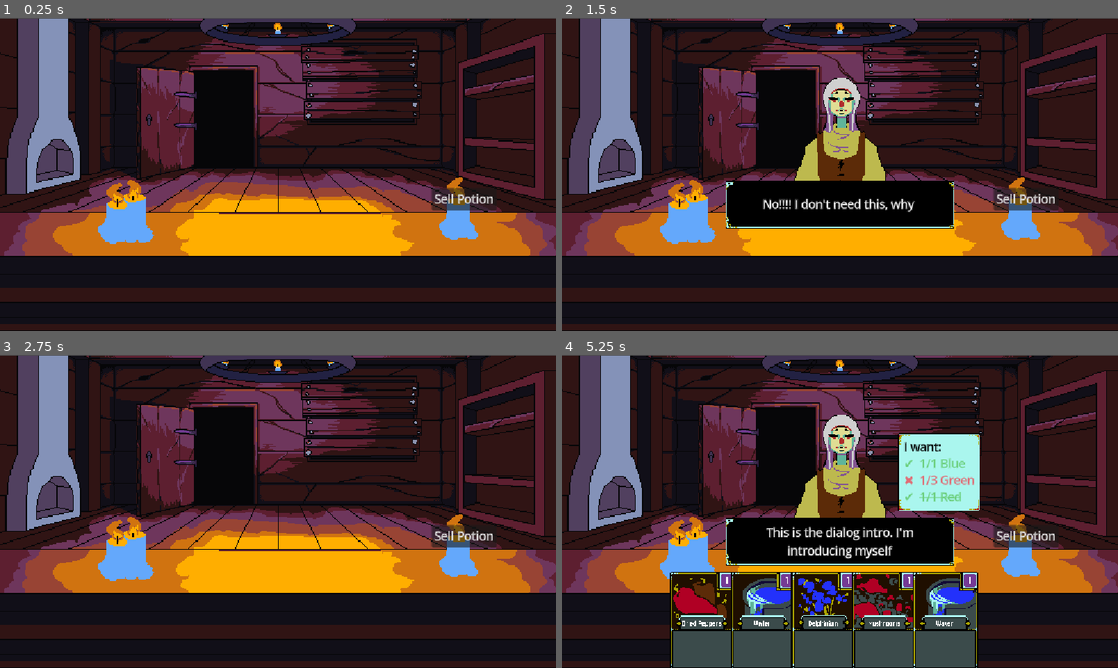
Above: before the commit, frames 1-4 (two rows, left to right).
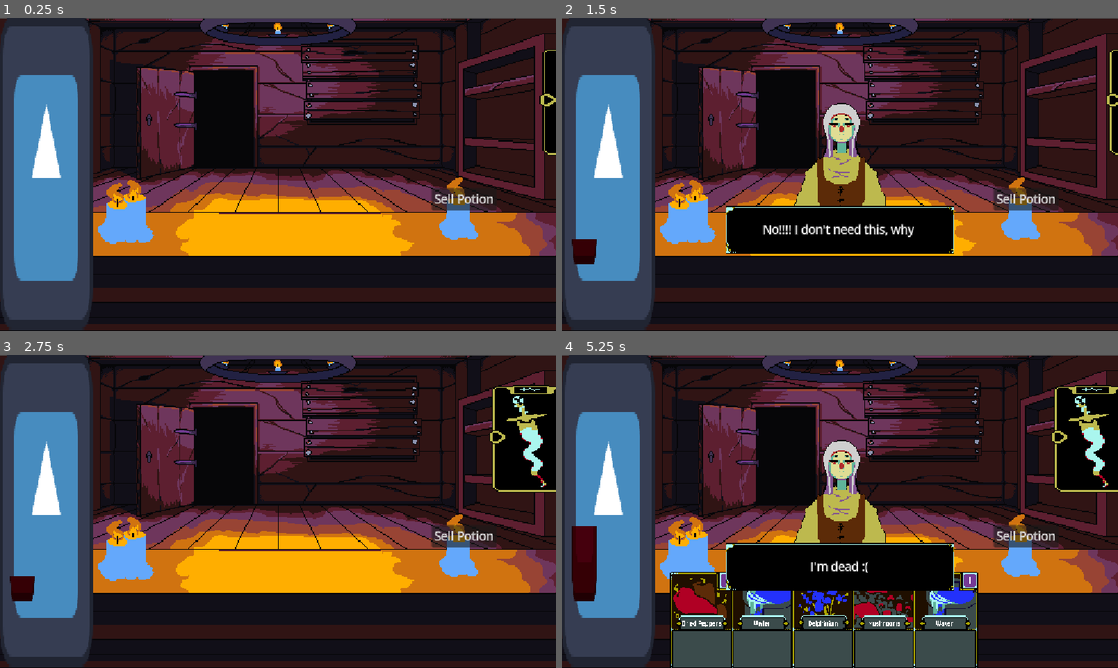
Above: after the commit, the same moments.

Repository: uGustaHd/CafeGJProject
Game: Godot game, scene res://Scenes/main.tscn
The game is run twice, just before and just after one commit, with the same random seed, the same clock (stepped at 60 frames per second) and the same inputs. The engine's default icon, where the game draws it, is replaced by a stand-in: a white triangle on a blue panel in a dark square.
Inputs (mouse positions are in pixels of both pictures, inside the frame that each line leads up to):
- Up to frame 1 (0.25 s): no input
- Up to frame 2 (1.5 s): click "Sell Potion" at 0.5 s; click (1106, 96) at 1.27 s
- Up to frame 3 (2.75 s): tap Enter (ui_accept) at 2, 2.27 s; move the mouse to (400, 495) at 2.02 s; hold Right (ui_right) from 2.03 s (still down)
- Up to frame 4 (5.25 s): move the mouse to (728, 527) at 2.77 s; release Right (ui_right) at 2.78 s; hold Down (ui_down) 2.78-3.5 s; tap Enter (ui_accept) at 3.02 s; click (1095, 439) at 3.52 s; click (701, 621) at 4.27 s; move the mouse to (895, 442) at 5.02 s; hold Right (ui_right) from 5.03 s (still down)

The runs differ from the first frame. In frame 1, 17% of the frame differs, in the area x 0-100%, y 0-100%; in frame 2, 27%; in frame 3, 20%; in frame 4, 33%.

Commit message:
Start of the shop
Shop does nothing right now

Diff:
--- a/Scenes/TextBox/dialog_box.tscn
+++ b/Scenes/TextBox/dialog_box.tscn
@@ -10,9 +10,9 @@
 anchor_top = 0.5
 anchor_right = 0.5
 anchor_bottom = 0.5
-offset_left = -108.0
+offset_left = -158.0
 offset_top = -33.0
-offset_right = 108.0
+offset_right = 158.0
 offset_bottom = 33.0
 grow_horizontal = 2
 grow_vertical = 2
--- /dev/null
+++ b/Scenes/control_shop.gd
@@ -0,0 +1,7 @@
+extends Node2D
+@onready var dialog_box = $Control/Dealer/DialogBox
+@export var talk_texts: Array[String]
+@export var tip_texts: Array[String]
+
+func _on_button_talk_pressed() -> void:
+	pass
--- a/Scenes/main.tscn
+++ b/Scenes/main.tscn
@@ -2,7 +2,7 @@
 
 [ext_resource type="Script" uid="uid://dbtic8k4hhs0a" path="res://Scripts/main.gd" id="1_8gbba"]
 [ext_resource type="PackedScene" uid="uid://df1d5o4oc5m1e" path="res://Scenes/Customers/customer_manager.tscn" id="1_jjgbg"]
-[ext_resource type="PackedScene" uid="uid://ucuv03tdxv54" path="res://Scenes/Customers/Customer.tscn" id="2_bo1nx"]
+[ext_resource type="PackedScene" uid="uid://ucuv03tdxv54" path="res://Scenes/Customers/customer.tscn" id="2_bo1nx"]
 [ext_resource type="Script" uid="uid://ciewvhcpryhfs" path="res://Scripts/Cards/card_manager.gd" id="4_jjvhh"]
 [ext_resource type="Script" uid="uid://cilybldurbx2h" path="res://card system/misc/potion_holder.gd" id="5_kry3j"]
 [ext_resource type="Script" uid="uid://cftb5hku6m48" path="res://card system/misc/submit_button.gd" id="6_b3802"]
@@ -43,7 +43,7 @@
 spawn_position = NodePath("../CustomerSpawn")
 
 [node name="CustomerSpawn" type="Marker2D" parent="."]
-position = Vector2(576, 266)
+position = Vector2(576, 301)
 
 [node name="CardManager" type="Node2D" parent="."]
 script = ExtResource("4_jjvhh")
@@ -96,7 +96,6 @@
 script = ExtResource("10_wsu2k")
 
 [node name="UIControl" type="Control" parent="."]
-visible = false
 layout_mode = 3
 anchors_preset = 0
 offset_right = 40.0
@@ -145,6 +144,7 @@
 offset_bottom = 68.5
 grow_horizontal = 0
 grow_vertical = 2
+focus_mode = 0
 
 [node name="JoyAnguishMeters" type="Control" parent="UIControl"]
 anchors_preset = 0
@@ -199,6 +199,7 @@
 tint_progress = Color(0.97480863, 0, 0.069732405, 1)
 
 [node name="DayReport" type="Control" parent="UIControl"]
+visible = false
 z_index = 1
 layout_mode = 1
 anchors_preset = 0
@@ -356,3 +357,4 @@
 [connection signal="child_exiting_tree" from="CardManager/HandHolder/HandUI/HandHBox" to="CardManager/HandHolder/HandUI/HandHBox" method="_on_child_exiting_tree"]
 [connection signal="pressed" from="UIControl/SlideKillPanel/ArrowButton" to="UIControl/SlideKillPanel" method="_on_arrow_button_pressed"]
 [connection signal="pressed" from="UIControl/SlideKillPanel/KillButton" to="CustomerManager" method="_on_kill_button_pressed"]
+[connection signal="pressed" from="UIControl/DayReport/GoToShop/Button" to="." method="_on_button_pressed"]
--- /dev/null
+++ b/Scenes/shop.tscn
@@ -0,0 +1,160 @@
+[gd_scene load_steps=4 format=3 uid="uid://43eywb40ult6"]
+
+[ext_resource type="Texture2D" uid="uid://nu30movbqld2" path="res://icon.svg" id="1_2shtd"]
+[ext_resource type="PackedScene" uid="uid://cr434bu3oqr5a" path="res://Scenes/TextBox/dialog_box.tscn" id="1_a0mxf"]
+[ext_resource type="Script" uid="uid://d01cmk3fdncpb" path="res://Scenes/control_shop.gd" id="1_io27d"]
+
+[node name="Shop" type="Node2D"]
+script = ExtResource("1_io27d")
+talk_texts = Array[String](["I'm talking now!", "Yes! And i can have multiple texts!", "Isn't that incredible?"])
+
+[node name="Camera2D" type="Camera2D" parent="."]
+position = Vector2(576, 324)
+zoom = Vector2(1.5, 1.5)
+
+[node name="Control" type="Control" parent="."]
+layout_mode = 3
+anchors_preset = 0
+offset_left = 192.0
+offset_top = 108.0
+offset_right = 960.0
+offset_bottom = 540.0
+
+[node name="Dealer" type="Panel" parent="Control"]
+layout_mode = 1
+anchors_preset = 12
+anchor_top = 1.0
+anchor_right = 1.0
+anchor_bottom = 1.0
+offset_left = 7.0
+offset_top = -131.0
+offset_right = -88.0
+offset_bottom = -7.0
+grow_horizontal = 2
+grow_vertical = 0
+
+[node name="ButtonTalk" type="Button" parent="Control/Dealer"]
+layout_mode = 1
+anchors_preset = 7
+anchor_left = 0.5
+anchor_top = 1.0
+anchor_right = 0.5
+anchor_bottom = 1.0
+offset_left = -211.5
+offset_top = -45.0
+offset_right = 49.5
+offset_bottom = -5.0
+grow_horizontal = 2
+grow_vertical = 0
+focus_mode = 0
+text = "Talk"
+
+[node name="Panel" type="Panel" parent="Control/Dealer"]
+layout_mode = 1
+anchors_preset = 4
+anchor_top = 0.5
+anchor_bottom = 0.5
+offset_left = 6.0
+offset_top = -55.0
+offset_right = 117.0
+offset_bottom = 56.0
+grow_vertical = 2
+
+[node name="TextureRect" type="TextureRect" parent="Control/Dealer/Panel"]
+layout_mode = 1
+anchors_preset = 8
+anchor_left = 0.5
+anchor_top = 0.5
+anchor_right = 0.5
+anchor_bottom = 0.5
+offset_left = -55.0
+offset_top = -55.0
+offset_right = 55.5
+offset_bottom = 55.5
+grow_horizontal = 2
+grow_vertical = 2
+texture = ExtResource("1_2shtd")
+expand_mode = 1
+
+[node name="ButtonTips" type="Button" parent="Control/Dealer"]
+layout_mode = 1
+anchors_preset = 7
+anchor_left = 0.5
+anchor_top = 1.0
+anchor_right = 0.5
+anchor_bottom = 1.0
+offset_left = 70.5
+offset_top = -44.0
+offset_right = 331.5
+offset_bottom = -4.0
+grow_horizontal = 2
+grow_vertical = 0
+focus_mode = 0
+text = "Tips"
+
+[node name="DialogBox" parent="Control/Dealer" instance=ExtResource("1_a0mxf")]
+layout_mode = 1
+offset_left = -211.5
+offset_top = -55.0
+offset_right = 330.5
+offset_bottom = 11.0
+animation = false
+
+[node name="NextDayButton" type="Button" parent="Control"]
+layout_mode = 1
+anchors_preset = 3
+anchor_left = 1.0
+anchor_top = 1.0
+anchor_right = 1.0
+anchor_bottom = 1.0
+offset_left = -86.0
+offset_top = -38.0
+offset_right = -3.0
+offset_bottom = -7.0
+grow_horizontal = 0
+grow_vertical = 0
+focus_mode = 0
+text = "Next Day"
+
+[node name="InventoryButton" type="Button" parent="Control"]
+layout_mode = 1
+anchors_preset = 3
+anchor_left = 1.0
+anchor_top = 1.0
+anchor_right = 1.0
+anchor_bottom = 1.0
+offset_left = -86.0
+offset_top = -73.0
+offset_right = -3.0
+offset_bottom = -42.0
+grow_horizontal = 0
+grow_vertical = 0
+focus_mode = 0
+text = "Inventory"
+
+[node name="Gold" type="Panel" parent="Control"]
+layout_mode = 1
+anchors_preset = 3
+anchor_left = 1.0
+anchor_top = 1.0
+anchor_right = 1.0
+anchor_bottom = 1.0
+offset_left = -86.0
+offset_top = -108.0
+offset_right = -3.0
+offset_bottom = -77.0
+grow_horizontal = 0
+grow_vertical = 0
+
+[node name="Label" type="Label" parent="Control/Gold"]
+layout_mode = 1
+anchors_preset = 15
+anchor_right = 1.0
+anchor_bottom = 1.0
+grow_horizontal = 2
+grow_vertical = 2
+text = "Gold:"
+horizontal_alignment = 1
+vertical_alignment = 1
+
+[connection signal="pressed" from="Control/Dealer/ButtonTalk" to="." method="_on_button_talk_pressed"]
--- a/Scripts/Textbox/dialog_box.gd
+++ b/Scripts/Textbox/dialog_box.gd
@@ -8,16 +8,18 @@
 var is_typing: bool = false
 var current_full_text: String = ""
 
+@export var animation = true
 @onready var text_label: Label = $TextContainer/TextLabel
 @onready var tween: Tween = get_tree().create_tween()
 
 func _ready() -> void:
 
 	pivot_offset = size/2
-	self.scale = Vector2.ZERO
+	if animation:
+		self.scale = Vector2.ZERO
 
 
-	tween.tween_property(self, "scale", Vector2.ONE, 0.3).set_trans(Tween.TRANS_BACK)
+		tween.tween_property(self, "scale", Vector2.ONE, 0.3).set_trans(Tween.TRANS_BACK)
 
 	if text_to_display.size() > 0:
 		show_text()
--- a/Scripts/main.gd
+++ b/Scripts/main.gd
@@ -3,3 +3,8 @@
 func _ready() -> void:
 	await get_tree().create_timer(0.5).timeout
 	$CustomerManager.spawn_customer()
+
+
+
+func _on_button_pressed() -> void:
+	get_tree().change_scene_to_file("res://Scenes/shop.tscn")
Not shown, added: Scenes/control_shop.gd.uid
